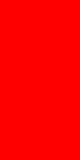
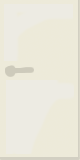
Layers edited between the first and the second w=80, h=160 image:
added layer "Layer" above "Background" over <box>5,65,34,77</box>
painted on "Background" over <box>0,0,80,160</box>
